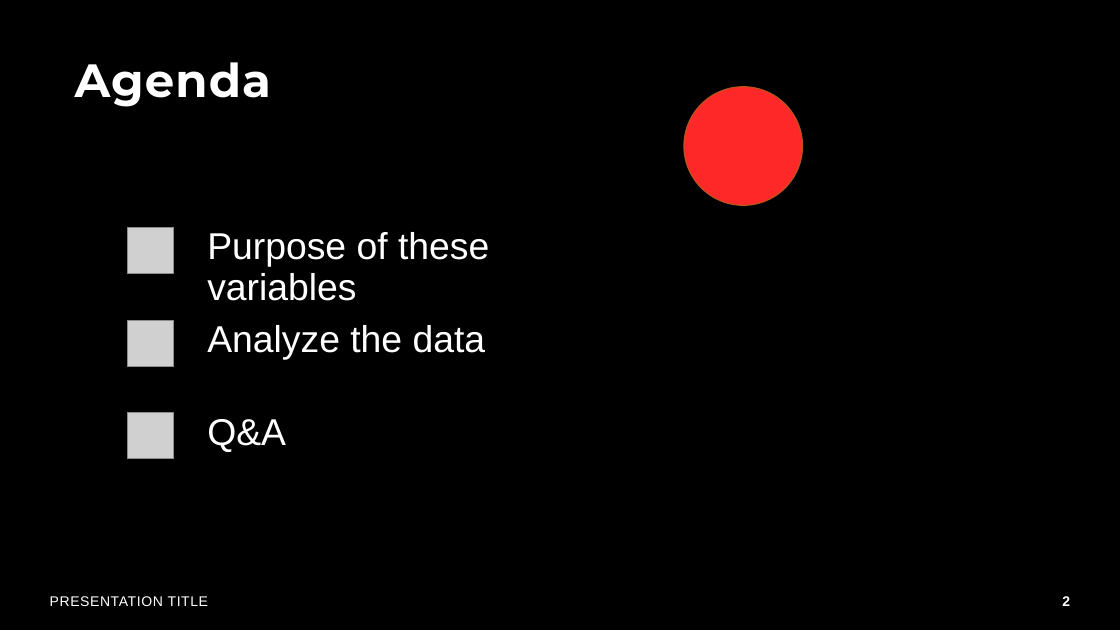
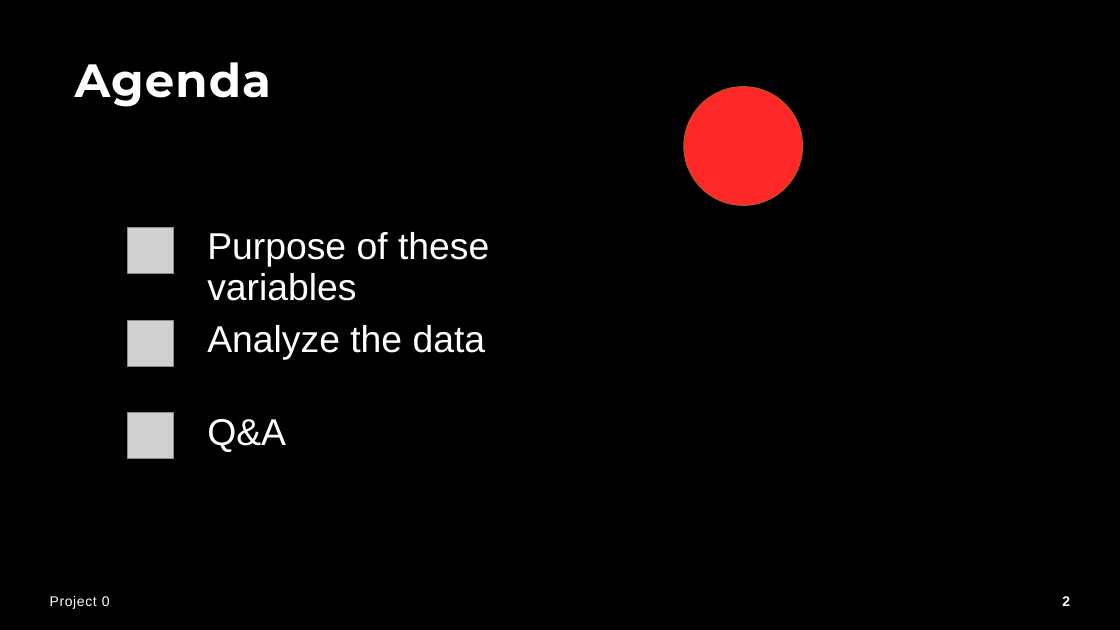
Before and after one commit to realaaron/DataAnalysisTraining, a slide deck: slide 2 of Project/Project0.pptx. Drawn at 1120x630 pixels with LibreOffice and Linux fonts; fonts in the diff are those of the drawing; grey boxes stand for pictures; background and template pictures are left out. Boxes give left, top, right and bottom in pixels: in the first picture for what was removed or moved away, otherwise in the second. Text is boxed around its words. In the diff, an @@ line names an element or a change of style, - is before the commit and + after.

Commit message:
Modify Slides

```diff
--- a/Project/Project0.pptx
+++ b/Project/Project0.pptx
@@ text at [50,596,110,609]: text changed @@
-PRESENTATION TITLE
+Project 0
```
Also in this commit, not shown: 26 other slides changed.
